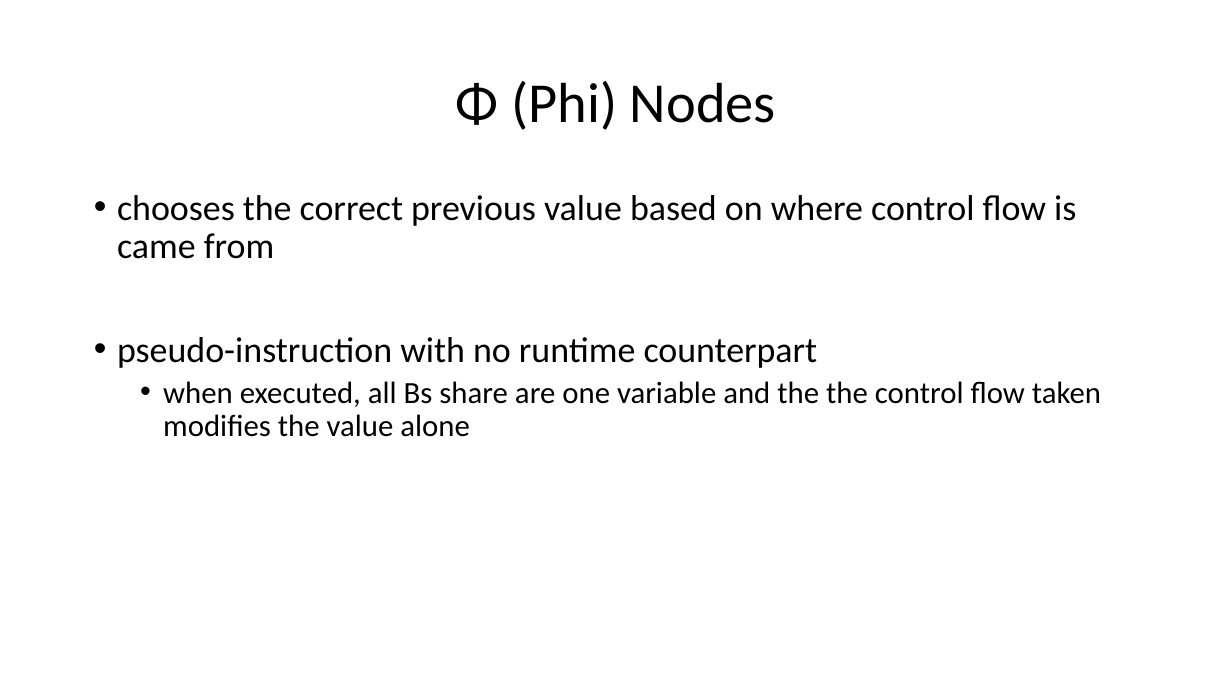
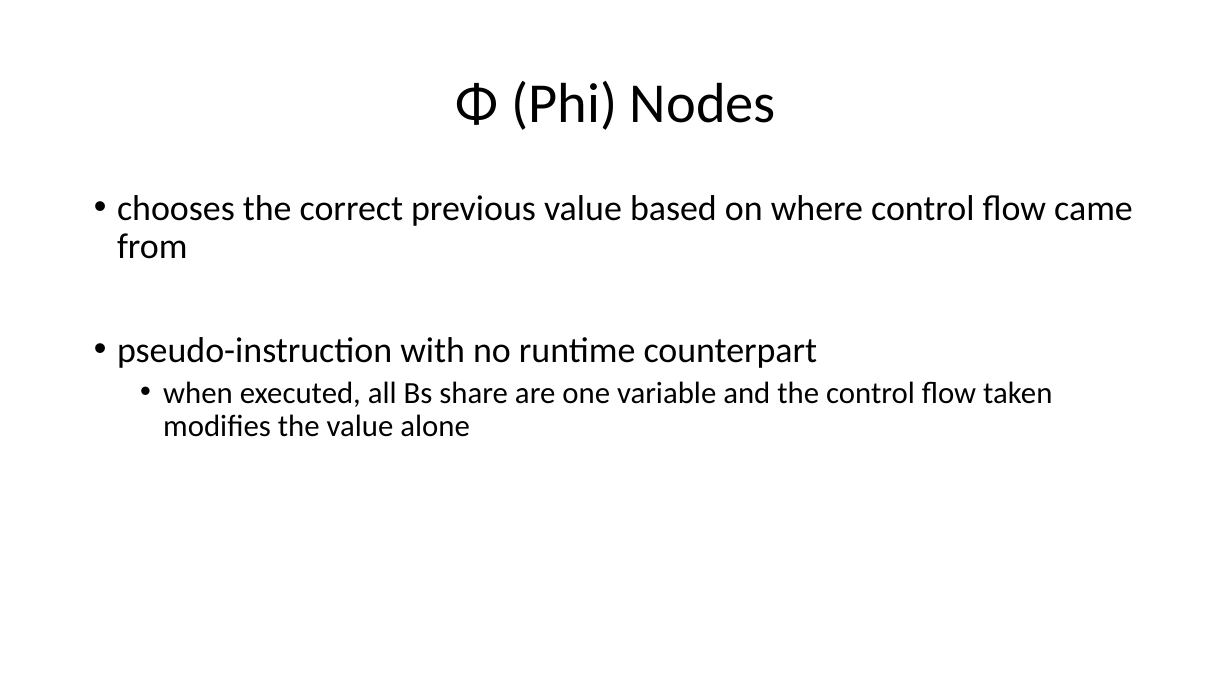
Before and after one commit to ganoliz/NI-GEN, a slide deck: slide 31 of media/NI-GEN-4.pptx (slide 32 before the commit). Drawn at 1232x693 pixels with LibreOffice and Linux fonts; fonts in the diff are those of the drawing. Boxes give left, top, right and bottom in pixels: in the first picture for what was removed or moved away, otherwise in the second. Text is boxed around its words. In the diff, an @@ line names an element or a change of style, - is before the commit and + after.

Commit message:
Presentations

```diff
--- a/media/NI-GEN-4.pptx
+++ b/media/NI-GEN-4.pptx
@@ text at [117,195,1133,259]: text changed @@
-• chooses the correct previous value based on where control flow is came from
+• chooses the correct previous value based on where control flow came from
@@ text at [163,381,1052,437]: text changed @@
-  • when executed, all Bs share are one variable and the the control flow taken modifies the value alone
+  • when executed, all Bs share are one variable and the control flow taken modifies the value alone
```
Also in this commit, not shown: 1 other slide changed, 2 slides removed, 1 other file.
